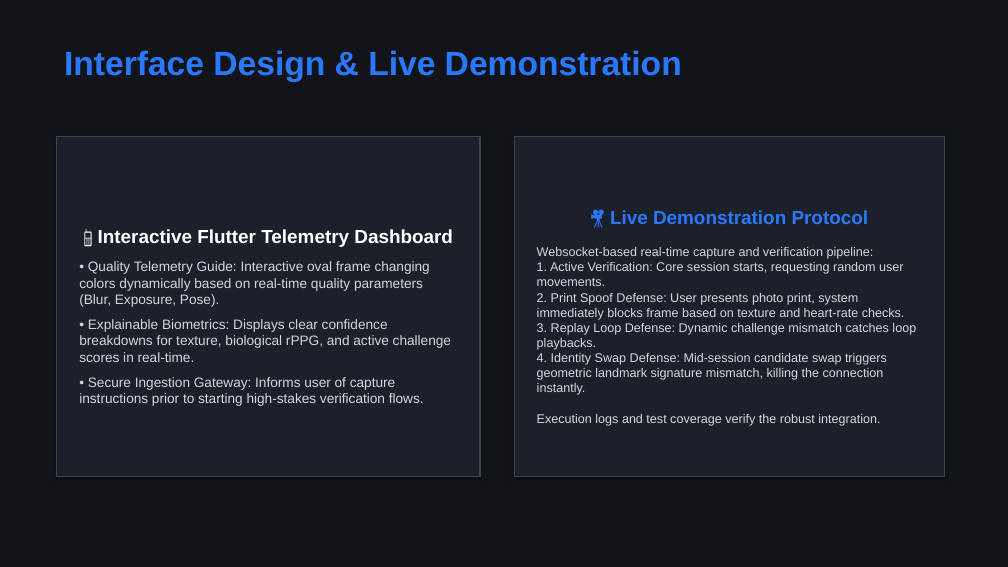
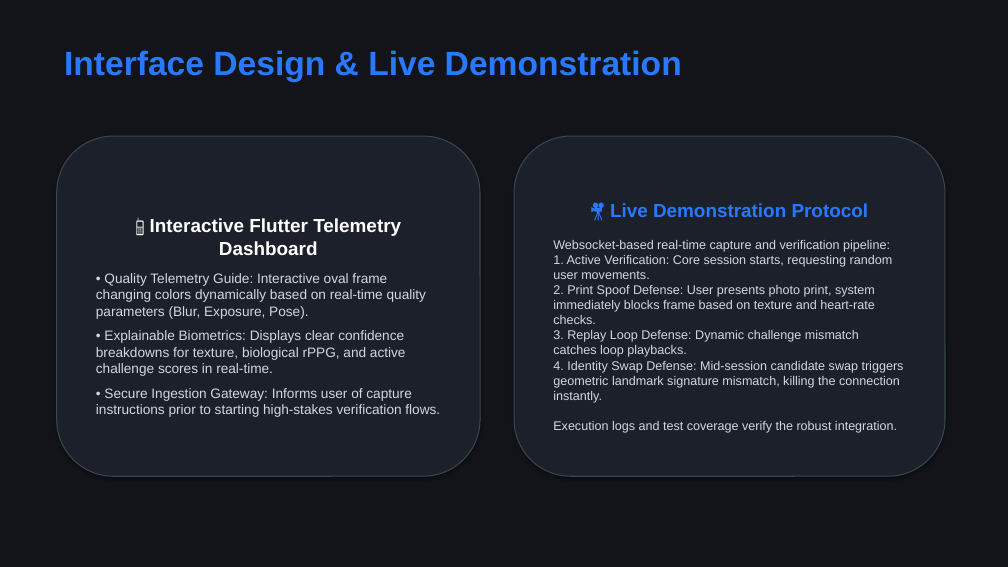
Before and after one commit to sthavirpunwatkar/SHIELD-Secure-Human-Identity-Liveness-Evaluation-Detection, a slide deck: slide 6 of reports/cdac_project_review.pptx. Drawn at 1008x567 pixels with LibreOffice and Linux fonts; fonts in the diff are those of the drawing. Boxes give left, top, right and bottom in pixels: in the first picture for what was removed or moved away, otherwise in the second. Text is boxed around its words. In the diff, an @@ line names an element or a change of style, - is before the commit and + after.

```diff
--- a/reports/cdac_project_review.pptx
+++ b/reports/cdac_project_review.pptx
@@ rounded rectangle "📱 Interactive Flutter Telemetry Dashboard" at (57, 136, 480, 476): rectangle to rounded rectangle @@
@@ rounded rectangle "🎥 Live Demonstration Protocol" at (514, 136, 945, 476): rectangle to rounded rectangle @@
```
Also in this commit, not shown: 2 other slides changed, 4 other files.
